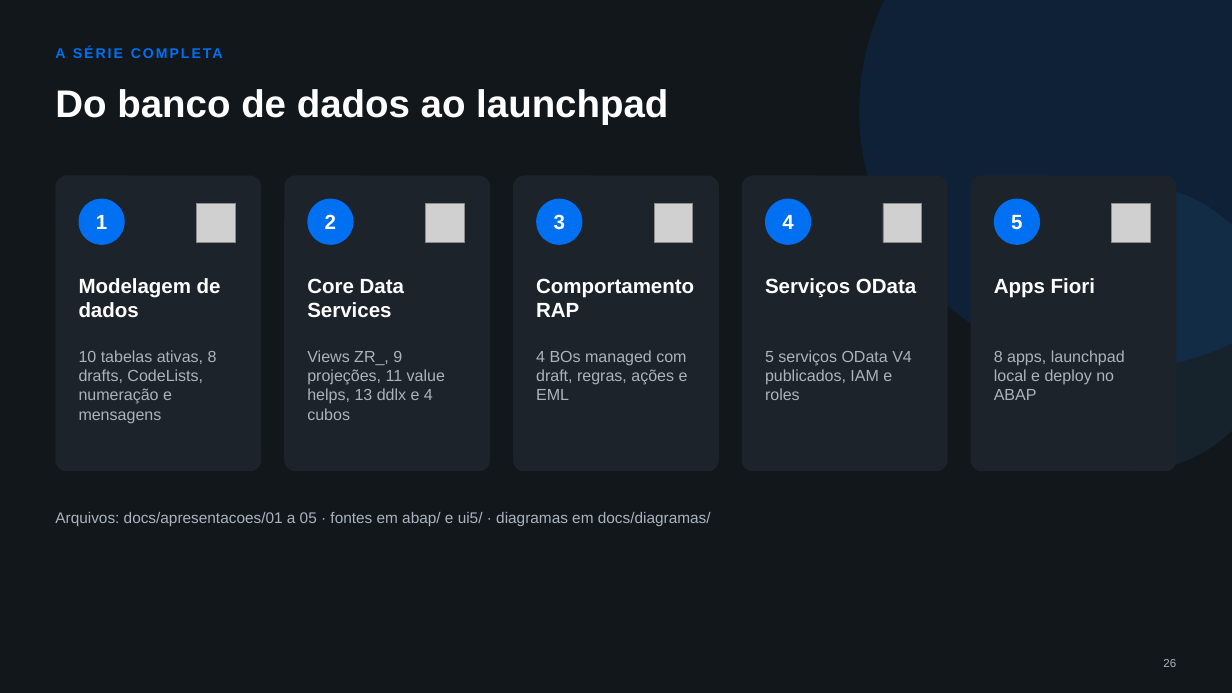
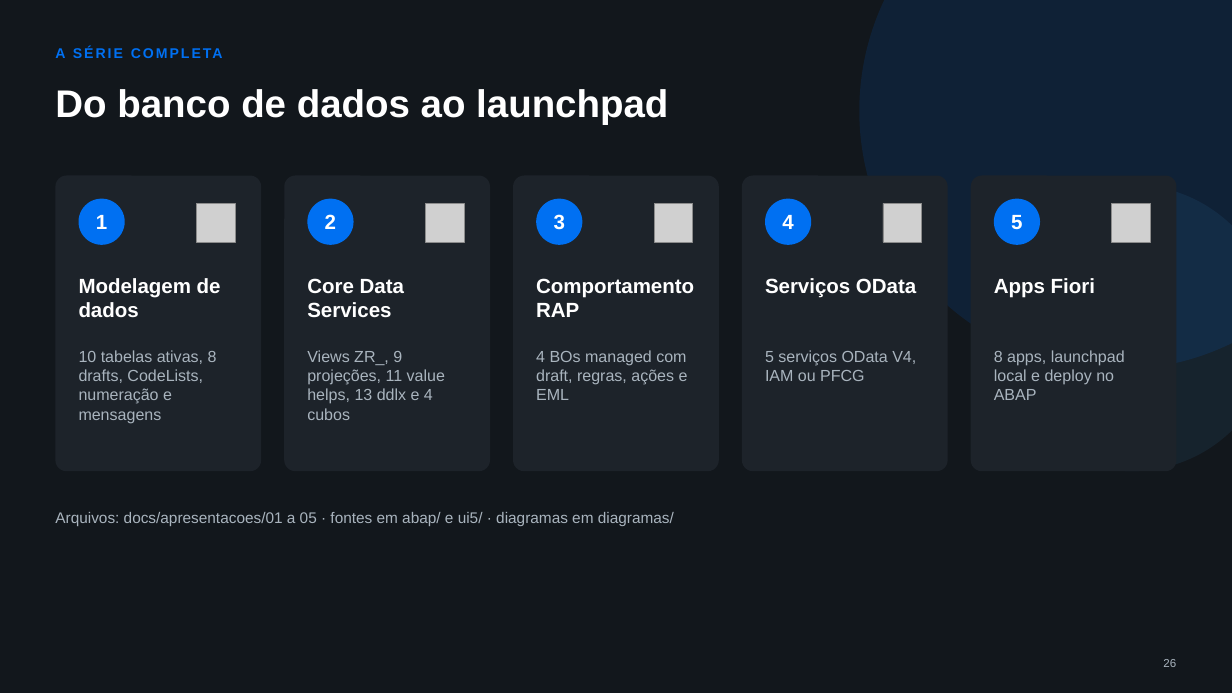
Before and after one commit to AdrianoBispo/sap-abap-rap-pedidos-de-compras-app, a slide deck: slide 26 of docs/apresentacoes/05-apps-fiori.pptx. Drawn at 1232x693 pixels with LibreOffice and Linux fonts; fonts in the diff are those of the drawing; grey boxes stand for pictures. Boxes give left, top, right and bottom in pixels: in the first picture for what was removed or moved away, otherwise in the second. Text is boxed around its words. In the diff, an @@ line names an element or a change of style, - is before the commit and + after.

```diff
--- a/docs/apresentacoes/05-apps-fiori.pptx
+++ b/docs/apresentacoes/05-apps-fiori.pptx
@@ text at (765,350,916,381): text changed @@
-5 serviços OData V4 publicados, IAM e roles
+5 serviços OData V4, IAM ou PFCG
@@ text at (55,512,674,526): text changed @@
-Arquivos: docs/apresentacoes/01 a 05 · fontes em abap/ e ui5/ · diagramas em docs/diagramas/
+Arquivos: docs/apresentacoes/01 a 05 · fontes em abap/ e ui5/ · diagramas em diagramas/
```
Also in this commit, not shown: 22 other slides changed, 4 other files.
